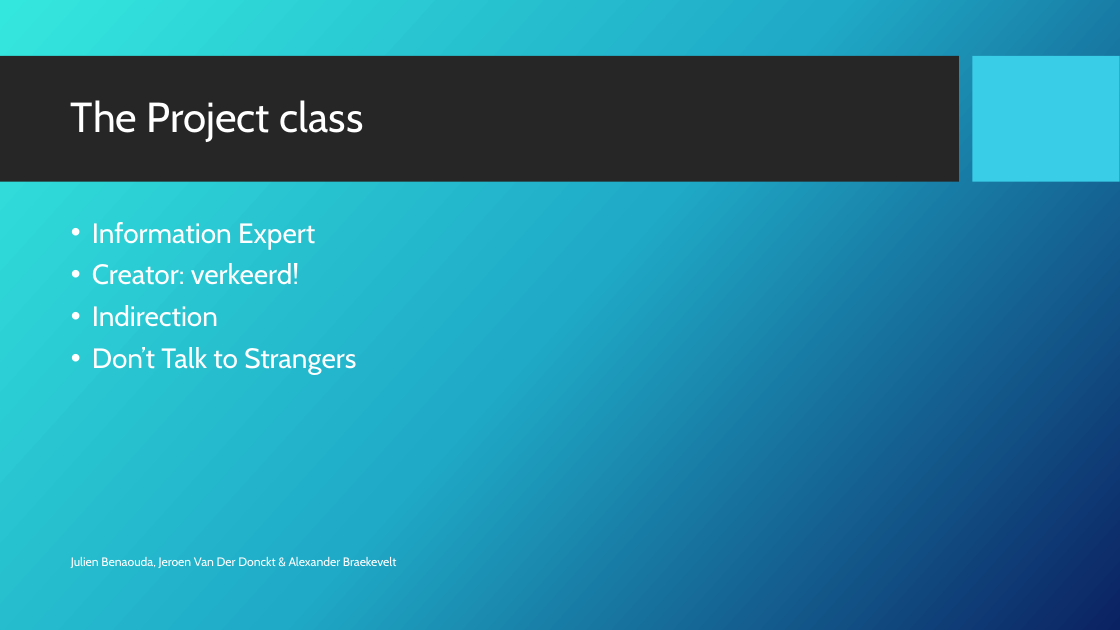
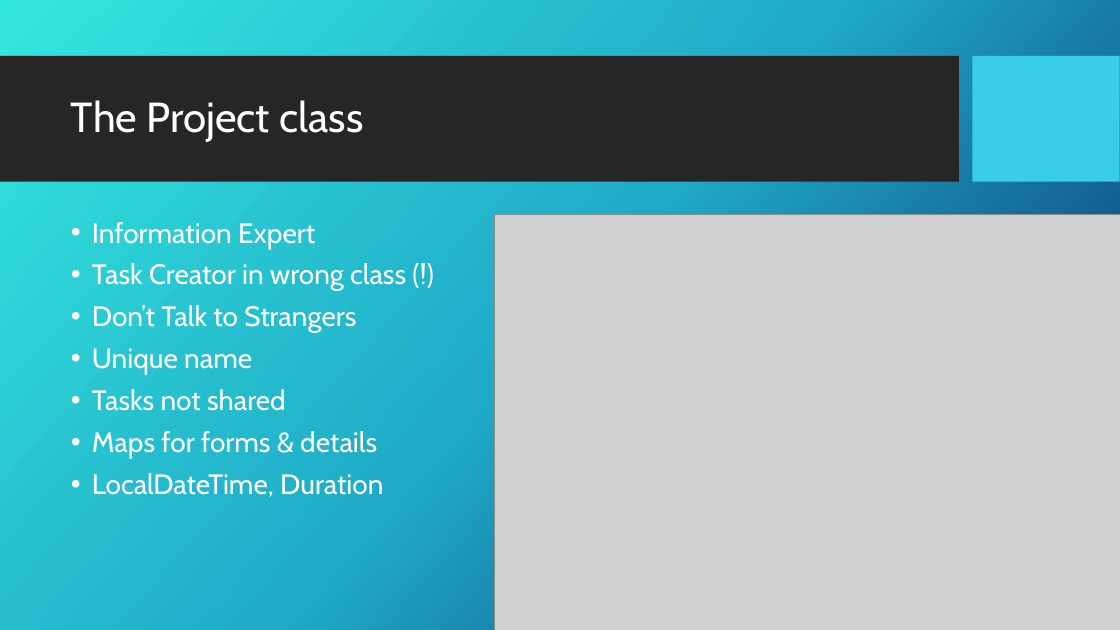
Before and after one commit to julienbenaouda/projectJJA, a slide deck: slide 4 of presentation/Presentation Taskman.pptx. Drawn at 1120x630 pixels with LibreOffice and Linux fonts; fonts in the diff are those of the drawing; grey boxes stand for pictures; background and template pictures are left out. Boxes give left, top, right and bottom in pixels: in the first picture for what was removed or moved away, otherwise in the second. Text is boxed around its words. In the diff, an @@ line names an element or a change of style, - is before the commit and + after.

Commit message:
Update presentation

```diff
--- a/presentation/Presentation Taskman.pptx
+++ b/presentation/Presentation Taskman.pptx
@@ picture added at (494, 215, 1120, 630) @@
@@ text at (92, 263, 406, 291): text changed @@
-• Creator: verkeerd!
-• Indirection
+• Task Creator in wrong class (!)
@@ text at (92, 348, 383, 497): paragraphs added @@
+• Unique name
+• Tasks not shared
+• Maps for forms & details
+• LocalDateTime, Duration
@@ text removed at (71, 557, 396, 568) @@
-Julien Benaouda, Jeroen Van Der Donckt & Alexander Braekevelt
```
Also in this commit, not shown: 6 other slides changed, 4 slides added, 3 other files.
